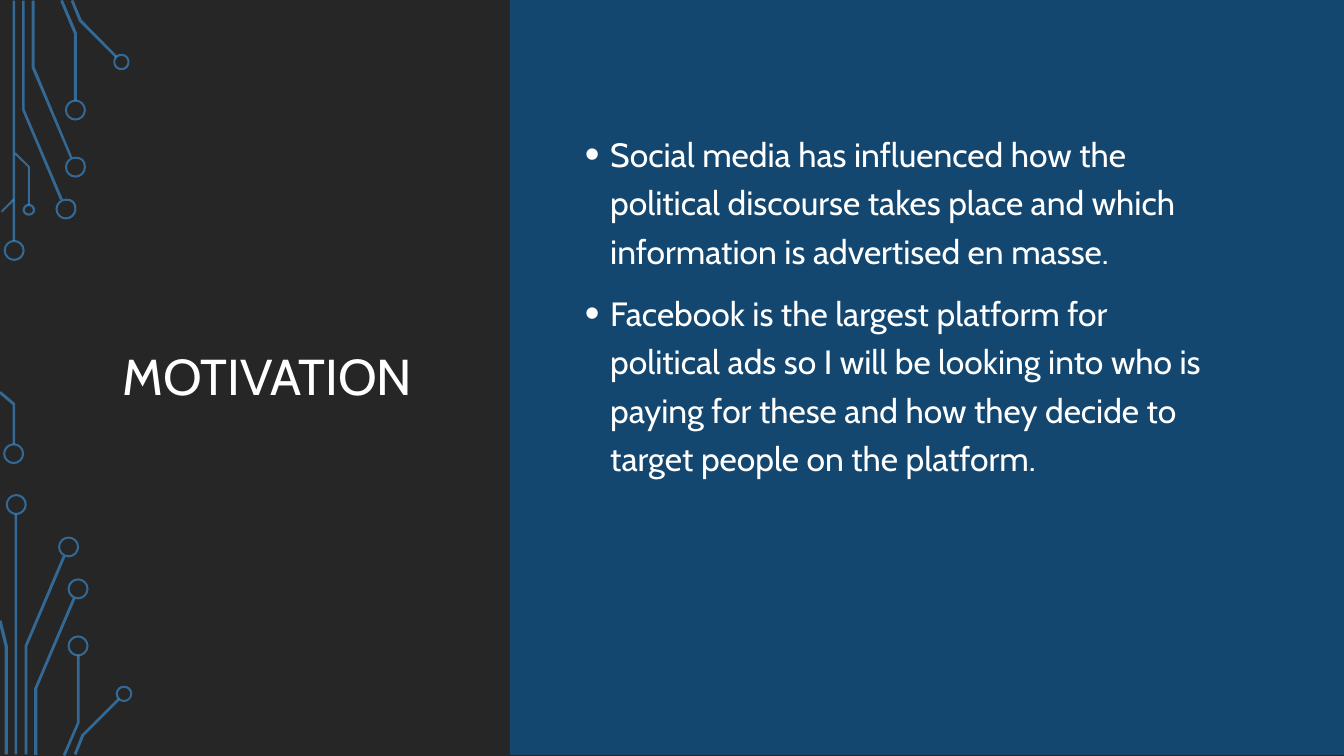
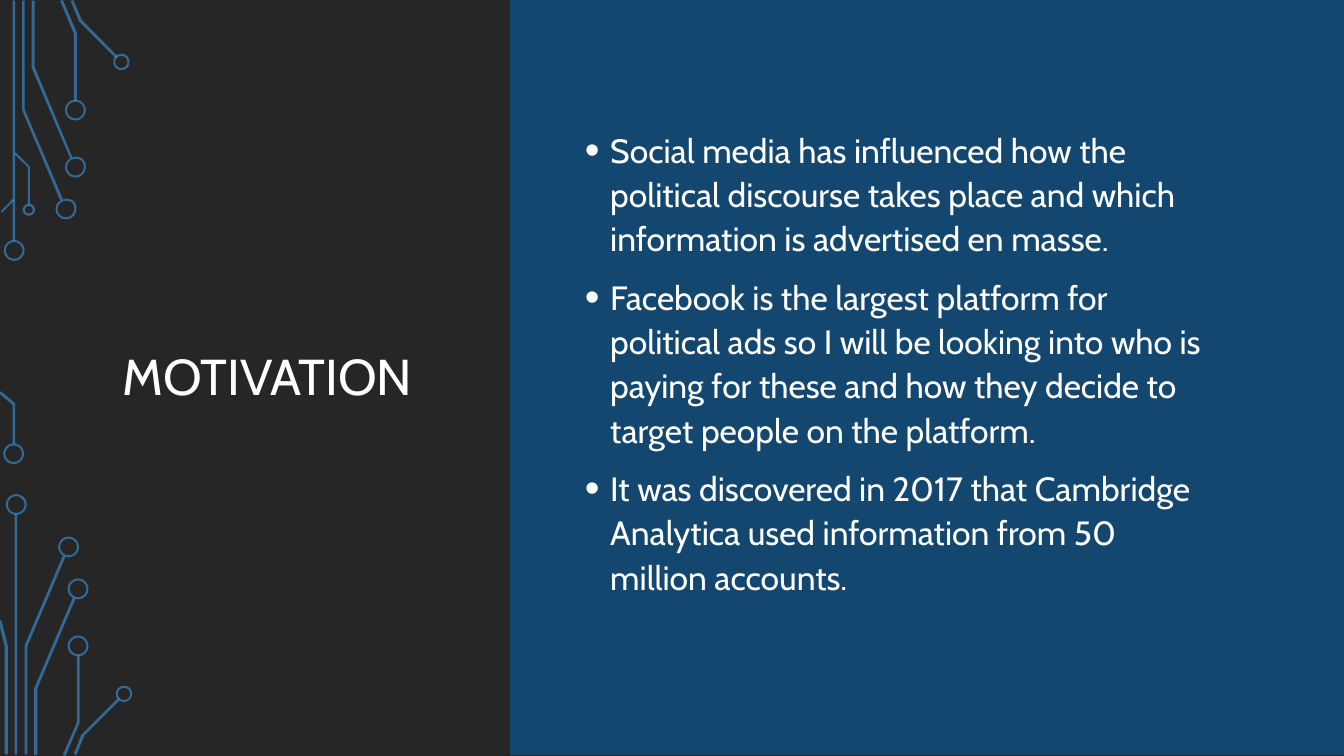
Before and after one commit to Djtvdoug/Dtorres-political-facebook-ads-capstone, a slide deck: slide 2 of faceboook ads presentation.pptx. Drawn at 1344x756 pixels with LibreOffice and Linux fonts; fonts in the diff are those of the drawing; background and template pictures are left out. Boxes give left, top, right and bottom in pixels: in the first picture for what was removed or moved away, otherwise in the second. Text is boxed around its words. In the diff, an @@ line names an element or a change of style, - is before the commit and + after.

```diff
--- a/faceboook ads presentation.pptx
+++ b/faceboook ads presentation.pptx
@@ text at box(610, 137, 1201, 451): line spacing 1.2 to 1.1 @@
@@ text at box(610, 475, 1190, 591): paragraph added @@
+• It was discovered in 2017 that Cambridge Analytica used information from 50 million accounts.
```
Also in this commit, not shown: 1 slide added, 4 other files.
